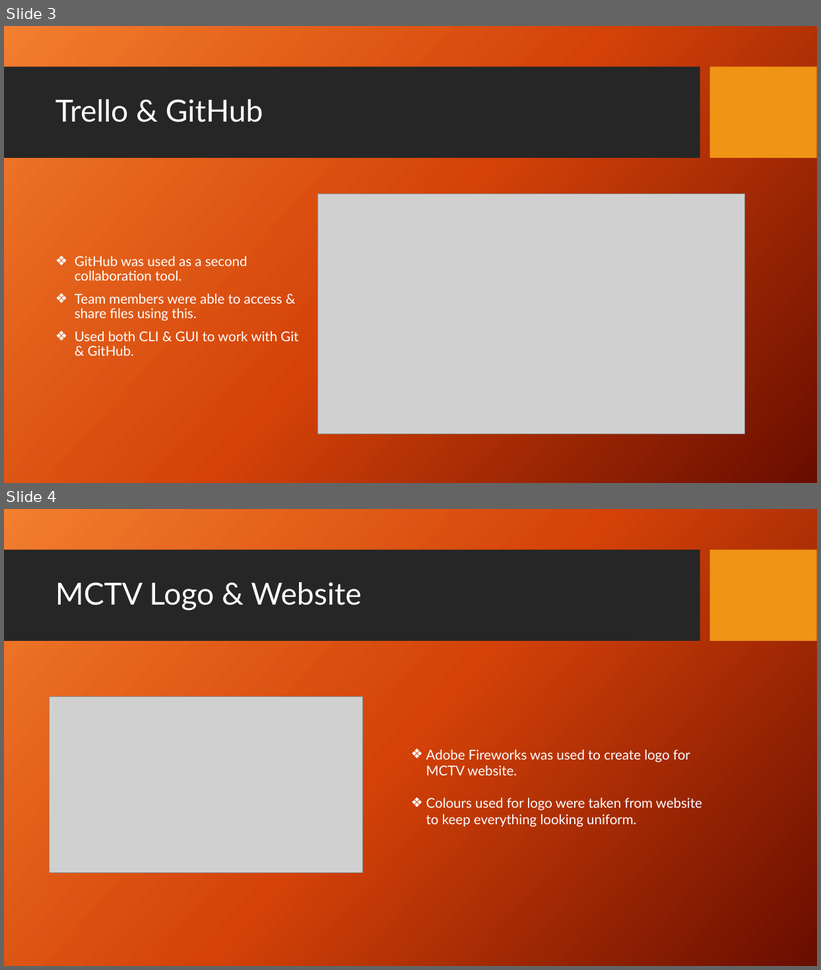
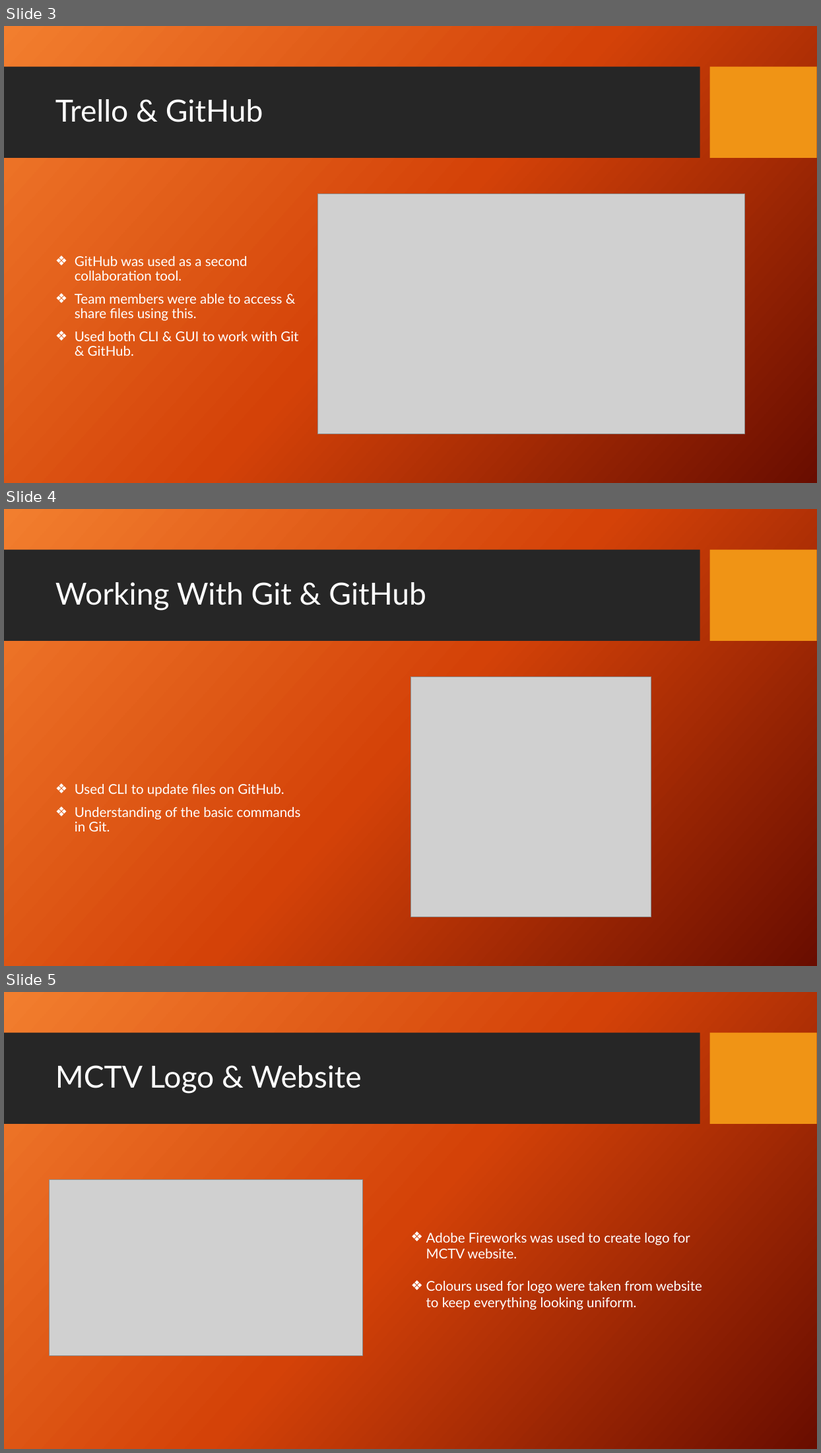
Before and after one commit to GrahamFarrell1984/SAB_Project, a slide deck: Presentation/SAB_Group_Presentation.pptx. Shown one above the other, each under a label of ours: slides 3 and 4 before the commit, slides 3, 4 and 5 after it. The pictures are 821x970 and 821x1453 pixels, drawn with LibreOffice and Linux fonts; fonts in the diff are those of the drawing; grey boxes stand for pictures; background and template pictures are left out. Boxes give left, top, right and bottom in pixels: in the first picture for what was removed or moved away, otherwise in the second. Text is boxed around its words. In the diff, an @@ line names an element or a change of style, - is before the commit and + after.

```diff
--- a/Presentation/SAB_Group_Presentation.pptx
+++ b/Presentation/SAB_Group_Presentation.pptx
@@ slide 4 added at box(4, 509, 817, 966), background picture (left out); not listed: 2 template elements that a slide beside it also shows @@
@@ title added at box(55, 582, 426, 611), 36 pt, text #FFFFFF @@
+Working With Git & GitHub
@@ picture added at box(411, 677, 651, 918) @@
@@ text added at box(75, 784, 301, 832), 16 pt, text #FFFFFF @@
+❖ Used CLI to update files on GitHub.
+❖ Understanding of the basic commands in Git.
@@ what was slide 4 is now slide 5 @@
```
Also in this commit, not shown: 3 slides changed, 5 other files.
